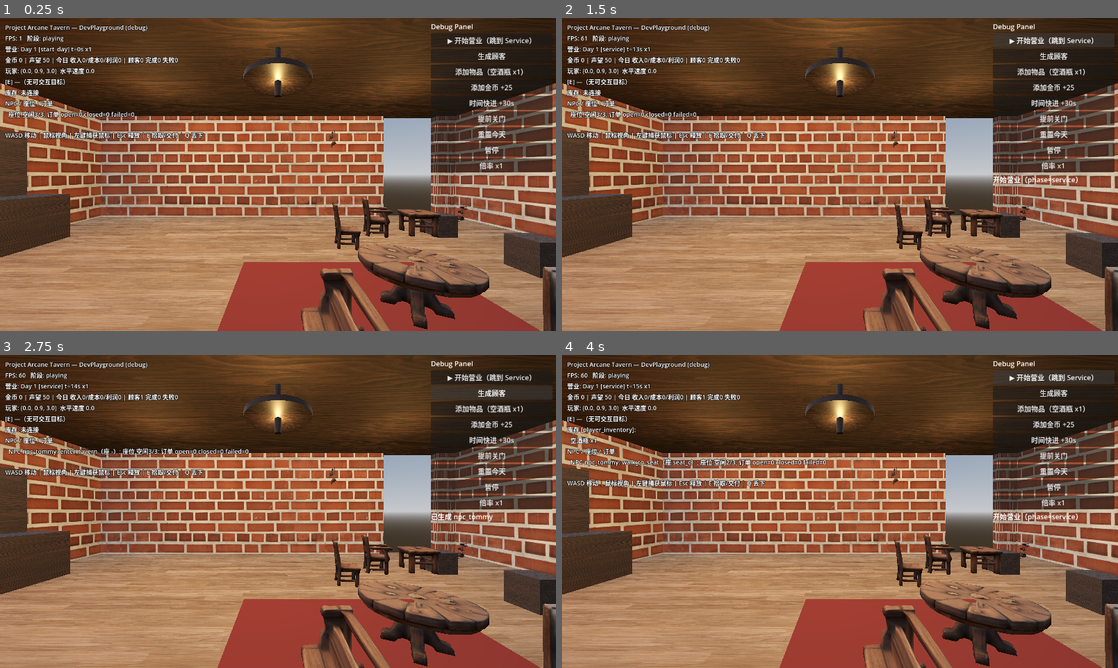
Above: before the commit, frames 1-4 (two rows, left to right).
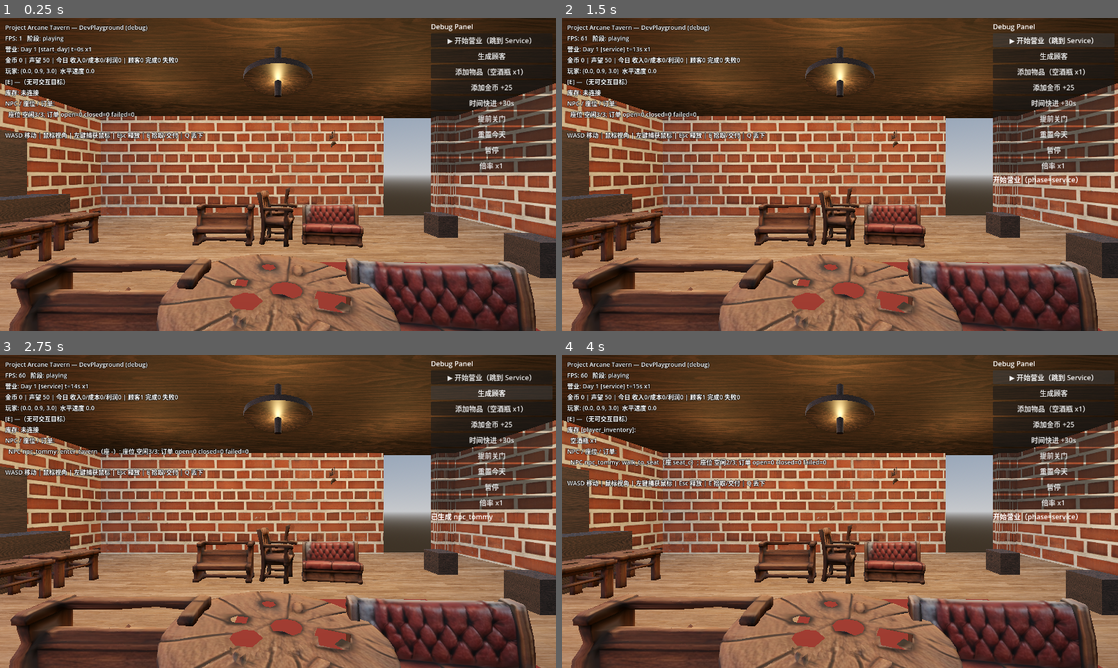
Above: after the commit, the same moments.

Repository: wangyuhao0831-max/-
Game: Godot game, scene res://game/scenes/tavern/tavern.tscn
Same seed, same stepped clock (60 frames per second), same inputs: the game is played once before the commit and once after it.
Inputs:
- Up to frame 1 (0.25 s): no input
- Up to frame 2 (1.5 s): click "▶ 开始营业（跳到 Service）" at 0.5 s; click "▶ 开始营业（跳到 Service）" at 1.25 s
- Up to frame 3 (2.75 s): click "生成顾客" at 2 s
- Up to frame 4 (4 s): click "添加物品（空酒瓶 x1）" at 2.75 s; click "▶ 开始营业（跳到 Service）" at 3.5 s

The runs differ from the first frame. In frame 1, 22% of the frame differs, in the area x 0-100%, y 54-100%; in frame 2, 22%; in frame 3, 22%; in frame 4, 22%.

Commit message:
feat(tavern-layout): rearrange provided-asset furniture into a tidy tavern layout — row of bar stools at the counter, two round tables each with 3 chairs facing it, barrels clustered in NW/SE corners (re-oriented to stand); bigger scale (x4.5-5)

Diff:
--- a/game/scenes/tavern/tavern.tscn
+++ b/game/scenes/tavern/tavern.tscn
@@ -353,67 +353,116 @@
 mesh = ExtResource("m_sta")
 material_override = SubResource("MatStairs")
 
-[node name="Table1" type="MeshInstance3D" parent="."]
-transform = Transform3D(1, 0, 0, 0, 1, 0, 0, 0, 1, 1.6, 0, 0.6)
-scale = Vector3(4, 4, 4)
+[node name="BarStool1" type="MeshInstance3D" parent="."]
+transform = Transform3D(1, 0, 0, 0, 1, 0, 0, 0, 1, -4.7, 0, -1.5)
+scale = Vector3(4.5, 4.5, 4.5)
+mesh = ExtResource("m_p05")
+material_override = SubResource("MatFurniture")
+
+[node name="BarStool2" type="MeshInstance3D" parent="."]
+transform = Transform3D(1, 0, 0, 0, 1, 0, 0, 0, 1, -4.7, 0, -0.5)
+scale = Vector3(4.5, 4.5, 4.5)
+mesh = ExtResource("m_p05")
+material_override = SubResource("MatFurniture")
+
+[node name="BarStool3" type="MeshInstance3D" parent="."]
+transform = Transform3D(1, 0, 0, 0, 1, 0, 0, 0, 1, -4.7, 0, 0.5)
+scale = Vector3(4.5, 4.5, 4.5)
+mesh = ExtResource("m_p05")
+material_override = SubResource("MatFurniture")
+
+[node name="BarStool4" type="MeshInstance3D" parent="."]
+transform = Transform3D(1, 0, 0, 0, 1, 0, 0, 0, 1, -4.7, 0, 1.5)
+scale = Vector3(4.5, 4.5, 4.5)
+mesh = ExtResource("m_p05")
+material_override = SubResource("MatFurniture")
+
+[node name="TableA" type="MeshInstance3D" parent="."]
+transform = Transform3D(1, 0, 0, 0, 1, 0, 0, 0, 1, 0, 0, 1.5)
+scale = Vector3(5, 5, 5)
 mesh = ExtResource("m_p01")
 material_override = SubResource("MatFurniture")
 
-[node name="Chair1A" type="MeshInstance3D" parent="."]
-transform = Transform3D(1, 0, 0, 0, 1, 0, 0, 0, 1, 0.45, 0, 1.55)
-scale = Vector3(4, 4, 4)
+[node name="ChairA_L" type="MeshInstance3D" parent="."]
+transform = Transform3D(1, 0, 0, 0, 1, 0, 0, 0, 1, -1.25, 0, 1.5)
+rotation_degrees = Vector3(0, 90, 0)
+scale = Vector3(5, 5, 5)
 mesh = ExtResource("m_p00")
 material_override = SubResource("MatFurniture")
 
-[node name="Chair1B" type="MeshInstance3D" parent="."]
-transform = Transform3D(1, 0, 0, 0, 1, 0, 0, 0, 1, 2.75, 0, 1.55)
-scale = Vector3(4, 4, 4)
+[node name="ChairA_R" type="MeshInstance3D" parent="."]
+transform = Transform3D(1, 0, 0, 0, 1, 0, 0, 0, 1, 1.25, 0, 1.5)
+rotation_degrees = Vector3(0, -90, 0)
+scale = Vector3(5, 5, 5)
 mesh = ExtResource("m_p02")
 material_override = SubResource("MatFurniture")
 
-[node name="Table2" type="MeshInstance3D" parent="."]
-transform = Transform3D(1, 0, 0, 0, 1, 0, 0, 0, 1, 2.6, 0, -2.4)
-scale = Vector3(4, 4, 4)
+[node name="ChairA_S" type="MeshInstance3D" parent="."]
+transform = Transform3D(1, 0, 0, 0, 1, 0, 0, 0, 1, 0, 0, 2.75)
+rotation_degrees = Vector3(0, 180, 0)
+scale = Vector3(5, 5, 5)
+mesh = ExtResource("m_p04")
+material_override = SubResource("MatFurniture")
+
+[node name="TableB" type="MeshInstance3D" parent="."]
+transform = Transform3D(1, 0, 0, 0, 1, 0, 0, 0, 1, 0, 0, -1.8)
+scale = Vector3(5, 5, 5)
 mesh = ExtResource("m_p03")
 material_override = SubResource("MatFurniture")
 
-[node name="Chair2A" type="MeshInstance3D" parent="."]
-transform = Transform3D(1, 0, 0, 0, 1, 0, 0, 0, 1, 1.5, 0, -1.5)
-scale = Vector3(4, 4, 4)
+[node name="ChairB_L" type="MeshInstance3D" parent="."]
+transform = Transform3D(1, 0, 0, 0, 1, 0, 0, 0, 1, -1.25, 0, -1.8)
+rotation_degrees = Vector3(0, 90, 0)
+scale = Vector3(5, 5, 5)
+mesh = ExtResource("m_p00")
+material_override = SubResource("MatFurniture")
+
+[node name="ChairB_R" type="MeshInstance3D" parent="."]
+transform = Transform3D(1, 0, 0, 0, 1, 0, 0, 0, 1, 1.25, 0, -1.8)
+rotation_degrees = Vector3(0, -90, 0)
+scale = Vector3(5, 5, 5)
+mesh = ExtResource("m_p02")
+material_override = SubResource("MatFurniture")
+
+[node name="ChairB_S" type="MeshInstance3D" parent="."]
+transform = Transform3D(1, 0, 0, 0, 1, 0, 0, 0, 1, 0, 0, -3.1)
+rotation_degrees = Vector3(0, 180, 0)
+scale = Vector3(5, 5, 5)
 mesh = ExtResource("m_p04")
 material_override = SubResource("MatFurniture")
 
-[node name="Chair2B" type="MeshInstance3D" parent="."]
-transform = Transform3D(1, 0, 0, 0, 1, 0, 0, 0, 1, 3.7, 0, -2.4)
-scale = Vector3(4, 4, 4)
-mesh = ExtResource("m_p05")
-material_override = SubResource("MatFurniture")
-
 [node name="Barrel1" type="MeshInstance3D" parent="."]
-transform = Transform3D(1, 0, 0, 0, 1, 0, 0, 0, 1, -6.2, 0, -2.3)
+transform = Transform3D(1, 0, 0, 0, 1, 0, 0, 0, 1, -6.2, 0, -2.6)
 rotation_degrees = Vector3(-90, 0, 0)
-scale = Vector3(1.05, 1.05, 1.05)
+scale = Vector3(1.1, 1.1, 1.1)
 mesh = ExtResource("m_bar")
 material_override = SubResource("MatBarrel")
 
 [node name="Barrel2" type="MeshInstance3D" parent="."]
-transform = Transform3D(1, 0, 0, 0, 1, 0, 0, 0, 1, -6.2, 0, 2.3)
+transform = Transform3D(1, 0, 0, 0, 1, 0, 0, 0, 1, -5.5, 0, -2.9)
 rotation_degrees = Vector3(-90, 0, 0)
-scale = Vector3(1.05, 1.05, 1.05)
+scale = Vector3(1.1, 1.1, 1.1)
 mesh = ExtResource("m_bar")
 material_override = SubResource("MatBarrel")
 
 [node name="Barrel3" type="MeshInstance3D" parent="."]
-transform = Transform3D(1, 0, 0, 0, 1, 0, 0, 0, 1, 6.2, 0, -3.9)
+transform = Transform3D(1, 0, 0, 0, 1, 0, 0, 0, 1, -6.2, 0, -1.9)
 rotation_degrees = Vector3(-90, 0, 0)
-scale = Vector3(1.05, 1.05, 1.05)
+scale = Vector3(1.1, 1.1, 1.1)
 mesh = ExtResource("m_bar")
 material_override = SubResource("MatBarrel")
 
 [node name="Barrel4" type="MeshInstance3D" parent="."]
-transform = Transform3D(1, 0, 0, 0, 1, 0, 0, 0, 1, 6.2, 0, 3.9)
+transform = Transform3D(1, 0, 0, 0, 1, 0, 0, 0, 1, 6.2, 0, 3.2)
 rotation_degrees = Vector3(-90, 0, 0)
-scale = Vector3(1.05, 1.05, 1.05)
+scale = Vector3(1.1, 1.1, 1.1)
+mesh = ExtResource("m_bar")
+material_override = SubResource("MatBarrel")
+
+[node name="Barrel5" type="MeshInstance3D" parent="."]
+transform = Transform3D(1, 0, 0, 0, 1, 0, 0, 0, 1, 6.2, 0, 2.4)
+rotation_degrees = Vector3(-90, 0, 0)
+scale = Vector3(1.1, 1.1, 1.1)
 mesh = ExtResource("m_bar")
 material_override = SubResource("MatBarrel")
 [node name="Banner" type="MeshInstance3D" parent="."]
